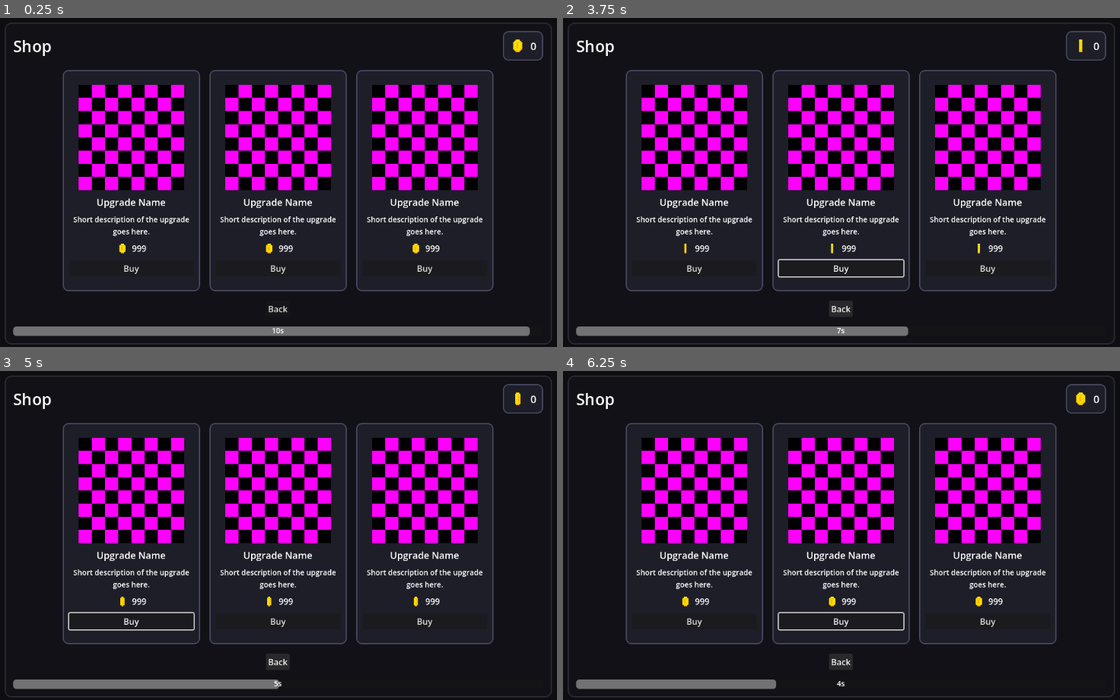
Above: before the commit, frames 1-4 (two rows, left to right).
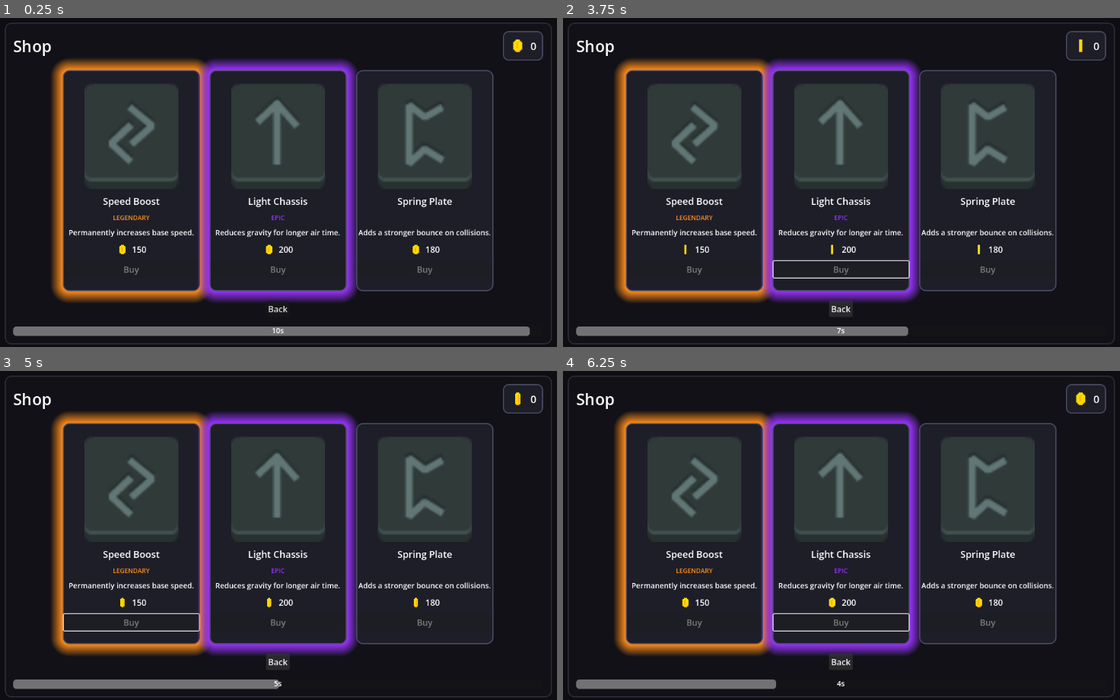
Above: after the commit, the same moments.

Repository: D-Mielewczyk/mask-a-ride
Game: Godot game, scene res://scenes/menu/shop.tscn
Same seed, same stepped clock (60 frames per second), same inputs: the game is played once before the commit and once after it. This scene is started directly instead of the project's main scene.
Inputs (mouse positions are in pixels of both pictures, inside the frame that each line leads up to):
- Up to frame 1 (0.25 s): no input
- Up to frame 2 (3.75 s): click (696, 268) at 0.5 s, where only the run before the commit has a clickable "Buy"; click (841, 268) at 1.25 s, where only the run before the commit has a clickable "Buy"; click (986, 268) at 2 s, where only the run before the commit has a clickable "Buy"; click "Back" at 2.75 s; hold Right (ui_right) from 3.53 s (still down)
- Up to frame 3 (5 s): release Right (ui_right) at 4.28 s; hold Left (ui_left) from 4.28 s (still down)
- Up to frame 4 (6.25 s): release Left (ui_left) at 5.03 s; hold Right (ui_right) from 5.03 s (still down)

The runs differ from the first frame. In frame 1, 28% of the frame differs, in the area x 9-89%, y 12-87%; in frame 2, 29%; in frame 3, 29%; in frame 4, 29%.

Commit message:
add glow to the shop

Diff:
--- /dev/null
+++ b/data/upgrades/bounce_plate.tres
@@ -0,0 +1,16 @@
+[gd_resource type="Resource" script_class="ShopUpgrade" load_steps=3 format=3]
+
+[ext_resource type="Script" path="res://scripts/data/shop_upgrade.gd" id="1"]
+[ext_resource type="Texture2D" path="res://assets/bounce_plate.png" id="2"]
+
+[resource]
+script = ExtResource("1")
+id = "bounce_plate"
+display_name = "Spring Plate"
+description = "Adds a stronger bounce on collisions."
+price = 180
+icon = ExtResource("2")
+rarity = "common"
+stat_name = "bounce_force"
+apply_mode = "add"
+stat_value = 80.0
--- /dev/null
+++ b/data/upgrades/low_gravity.tres
@@ -0,0 +1,16 @@
+[gd_resource type="Resource" script_class="ShopUpgrade" load_steps=3 format=3]
+
+[ext_resource type="Script" path="res://scripts/data/shop_upgrade.gd" id="1"]
+[ext_resource type="Texture2D" path="res://assets/light_chasis.png" id="2"]
+
+[resource]
+script = ExtResource("1")
+id = "low_gravity"
+display_name = "Light Chassis"
+description = "Reduces gravity for longer air time."
+price = 200
+icon = ExtResource("2")
+rarity = "epic"
+stat_name = "gravity"
+apply_mode = "mul"
+stat_value = 0.9
--- /dev/null
+++ b/data/upgrades/speed_boost.tres
@@ -0,0 +1,16 @@
+[gd_resource type="Resource" script_class="ShopUpgrade" load_steps=3 format=3]
+
+[ext_resource type="Script" path="res://scripts/data/shop_upgrade.gd" id="1"]
+[ext_resource type="Texture2D" path="res://assets/speed_rune.png" id="2"]
+
+[resource]
+script = ExtResource("1")
+id = "speed_boost"
+display_name = "Speed Boost"
+description = "Permanently increases base speed."
+price = 150
+icon = ExtResource("2")
+rarity = "legendary"
+stat_name = "move_speed"
+apply_mode = "add"
+stat_value = 40.0
--- a/scenes/menu/shop.tscn
+++ b/scenes/menu/shop.tscn
@@ -98,6 +98,18 @@
 [node name="Option1" type="PanelContainer" parent="Frame/Layout/OptionsRow"]
 custom_minimum_size = Vector2(260, 420)
 theme_override_styles/panel = SubResource("StyleBoxFlat_2")
+clip_contents = false
+
+[node name="Option1Glow" type="Panel" parent="Frame/Layout/OptionsRow/Option1"]
+anchor_right = 1.0
+anchor_bottom = 1.0
+offset_left = -18.0
+offset_top = -18.0
+offset_right = 18.0
+offset_bottom = 18.0
+show_behind_parent = true
+z_index = -10
+mouse_filter = 2
 
 [node name="Option1Content" type="VBoxContainer" parent="Frame/Layout/OptionsRow/Option1"]
 alignment = 1
@@ -113,6 +125,11 @@
 text = "Upgrade Name"
 horizontal_alignment = 1
 theme_override_font_sizes/font_size = 18
+
+[node name="Option1Rarity" type="Label" parent="Frame/Layout/OptionsRow/Option1/Option1Content"]
+text = "COMMON"
+horizontal_alignment = 1
+theme_override_font_sizes/font_size = 12
 
 [node name="Option1Description" type="Label" parent="Frame/Layout/OptionsRow/Option1/Option1Content"]
 text = "Short description of the upgrade goes here."
@@ -143,6 +160,18 @@
 [node name="Option2" type="PanelContainer" parent="Frame/Layout/OptionsRow"]
 custom_minimum_size = Vector2(260, 420)
 theme_override_styles/panel = SubResource("StyleBoxFlat_2")
+clip_contents = false
+
+[node name="Option2Glow" type="Panel" parent="Frame/Layout/OptionsRow/Option2"]
+anchor_right = 1.0
+anchor_bottom = 1.0
+offset_left = -18.0
+offset_top = -18.0
+offset_right = 18.0
+offset_bottom = 18.0
+show_behind_parent = true
+z_index = -10
+mouse_filter = 2
 
 [node name="Option2Content" type="VBoxContainer" parent="Frame/Layout/OptionsRow/Option2"]
 alignment = 1
@@ -158,6 +187,11 @@
 text = "Upgrade Name"
 horizontal_alignment = 1
 theme_override_font_sizes/font_size = 18
+
+[node name="Option2Rarity" type="Label" parent="Frame/Layout/OptionsRow/Option2/Option2Content"]
+text = "COMMON"
+horizontal_alignment = 1
+theme_override_font_sizes/font_size = 12
 
 [node name="Option2Description" type="Label" parent="Frame/Layout/OptionsRow/Option2/Option2Content"]
 text = "Short description of the upgrade goes here."
@@ -188,6 +222,18 @@
 [node name="Option3" type="PanelContainer" parent="Frame/Layout/OptionsRow"]
 custom_minimum_size = Vector2(260, 420)
 theme_override_styles/panel = SubResource("StyleBoxFlat_2")
+clip_contents = false
+
+[node name="Option3Glow" type="Panel" parent="Frame/Layout/OptionsRow/Option3"]
+anchor_right = 1.0
+anchor_bottom = 1.0
+offset_left = -18.0
+offset_top = -18.0
+offset_right = 18.0
+offset_bottom = 18.0
+show_behind_parent = true
+z_index = -10
+mouse_filter = 2
 
 [node name="Option3Content" type="VBoxContainer" parent="Frame/Layout/OptionsRow/Option3"]
 alignment = 1
@@ -203,6 +249,11 @@
 text = "Upgrade Name"
 horizontal_alignment = 1
 theme_override_font_sizes/font_size = 18
+
+[node name="Option3Rarity" type="Label" parent="Frame/Layout/OptionsRow/Option3/Option3Content"]
+text = "COMMON"
+horizontal_alignment = 1
+theme_override_font_sizes/font_size = 12
 
 [node name="Option3Description" type="Label" parent="Frame/Layout/OptionsRow/Option3/Option3Content"]
 text = "Short description of the upgrade goes here."
--- /dev/null
+++ b/scripts/data/shop_upgrade.gd
@@ -0,0 +1,29 @@
+# gdlint:ignore = class-definitions-order
+extends Resource
+class_name ShopUpgrade
+
+@export var id := ""
+@export var display_name := "Upgrade"
+@export var description := "Description"
+@export var price := 100
+@export var icon: Texture2D
+@export_enum("common", "rare", "epic", "legendary") var rarity := "common"
+@export var stat_name := ""
+@export_enum("add", "mul") var apply_mode := "add"
+@export var stat_value := 0.0
+
+var bought := false
+
+
+func can_apply_to(player: Node) -> bool:
+	return stat_name != "" and player != null and player.has_property(stat_name)
+
+
+func apply_to(player: Node) -> void:
+	if not can_apply_to(player):
+		return
+	var current = player.get(stat_name)
+	if apply_mode == "mul":
+		player.set(stat_name, current * stat_value)
+	else:
+		player.set(stat_name, current + stat_value)
--- /dev/null
+++ b/scripts/data/shop_upgrade_pool.gd
@@ -0,0 +1,58 @@
+# gdlint:ignore = class-definitions-order
+extends Node
+class_name ShopUpgradePool
+
+@export var upgrades_dir := "res://data/upgrades"
+
+var _upgrades: Array[ShopUpgrade] = []
+
+
+func _ready() -> void:
+	load_upgrades()
+
+
+func load_upgrades() -> void:
+	_upgrades.clear()
+	var dir = DirAccess.open(upgrades_dir)
+	if dir == null:
+		return
+	dir.list_dir_begin()
+	var file_name = dir.get_next()
+	while file_name != "":
+		if file_name.ends_with(".tres"):
+			var upgrade = load("%s/%s" % [upgrades_dir, file_name]) as ShopUpgrade
+			if upgrade != null:
+				_upgrades.append(upgrade)
+		file_name = dir.get_next()
+	dir.list_dir_end()
+
+
+func get_all() -> Array[ShopUpgrade]:
+	return _upgrades.duplicate()
+
+
+func get_options(count: int, include_owned: bool) -> Array[ShopUpgrade]:
+	var unowned: Array[ShopUpgrade] = []
+	var owned: Array[ShopUpgrade] = []
+	for upgrade in _upgrades:
+		if upgrade.bought:
+			owned.append(upgrade)
+		else:
+			unowned.append(upgrade)
+
+	unowned.shuffle()
+	owned.shuffle()
+
+	var options: Array[ShopUpgrade] = []
+	for upgrade in unowned:
+		if options.size() >= count:
+			break
+		options.append(upgrade)
+
+	if include_owned and options.size() < count:
+		for upgrade in owned:
+			if options.size() >= count:
+				break
+			options.append(upgrade)
+
+	return options
--- a/scripts/global.gd
+++ b/scripts/global.gd
@@ -6,11 +6,47 @@
 # Global.(fuction or field defined in this file)s
 
 var money: int = 0
+var bought_upgrades: Dictionary = {}
 
 
 func _init() -> void:
 	if global == null:
 		global = self
+		load_upgrades()
 	else:
 		printerr("Trying to create another instance of MySingleton. Deleting it.")
 		queue_free()
+
+
+func set_upgrade_bought(upgrade_id: String, bought: bool) -> void:
+	bought_upgrades[upgrade_id] = bought
+	_save_upgrades()
+
+
+func is_upgrade_bought(upgrade_id: String) -> bool:
+	return bought_upgrades.get(upgrade_id, false)
+
+
+func apply_upgrades_to(player: Node) -> void:
+	var pool = ShopUpgradePool.new()
+	pool.load_upgrades()
+	for upgrade in pool.get_all():
+		upgrade.bought = is_upgrade_bought(upgrade.id)
+		if upgrade.bought:
+			upgrade.apply_to(player)
+
+
+func load_upgrades() -> void:
+	var file = FileAccess.open("user://shop_upgrades.json", FileAccess.READ)
+	if file == null:
+		return
+	var data = JSON.parse_string(file.get_as_text())
+	if typeof(data) == TYPE_DICTIONARY:
+		bought_upgrades = data
+
+
+func _save_upgrades() -> void:
+	var file = FileAccess.open("user://shop_upgrades.json", FileAccess.WRITE)
+	if file == null:
+		return
+	file.store_string(JSON.stringify(bought_upgrades))
--- a/scripts/menu/shop.gd
+++ b/scripts/menu/shop.gd
@@ -1,17 +1,31 @@
+# gdlint:ignore = class-definitions-order
 extends Control
 
 @export var decision_time := 10.0
+
 var _time_left := 0.0
+var _options: Array[ShopUpgrade] = []
+var _pool := ShopUpgradePool.new()
+
 @onready var money_label: Label = $Frame/Layout/Header/MoneyPanel/MoneyRow/MoneyLabel
 @onready var decision_bar: ProgressBar = $Frame/Layout/DecisionProgress
 @onready var decision_label: Label = $Frame/Layout/DecisionProgress/DecisionTimeLabel
+@onready var option_roots: Array[Node] = [
+	$Frame/Layout/OptionsRow/Option1,
+	$Frame/Layout/OptionsRow/Option2,
+	$Frame/Layout/OptionsRow/Option3
+]
 
 
 func _ready() -> void:
 	_time_left = decision_time
+	_pool.load_upgrades()
+	_sync_bought_flags()
+	_pick_options()
 	_update_money()
 	_update_timer()
 	_update_progress()
+	_connect_buttons()
 
 
 func _process(delta: float) -> void:
@@ -24,11 +38,91 @@
 		_lock_shop()
 
 
+func _connect_buttons() -> void:
+	for index in range(option_roots.size()):
+		var button = option_roots[index].get_node("Option%dContent/Option%dBuy" % [index + 1, index + 1]) as Button
+		if button != null and not button.pressed.is_connected(_on_buy_pressed.bind(index)):
+			button.pressed.connect(_on_buy_pressed.bind(index))
+
+
+func _pick_options() -> void:
+	_options = _pool.get_options(option_roots.size(), true)
+	for index in range(option_roots.size()):
+		if index < _options.size():
+			_render_option(index, _options[index])
+		else:
+			option_roots[index].visible = false
+
+
+func _render_option(index: int, upgrade: ShopUpgrade) -> void:
+	var root = option_roots[index]
+	root.visible = true
+
+	var icon = root.get_node("Option%dContent/Option%dImage" % [index + 1, index + 1]) as TextureRect
+	var name_label = root.get_node("Option%dContent/Option%dName" % [index + 1, index + 1]) as Label
+	var desc_label = root.get_node("Option%dContent/Option%dDescription" % [index + 1, index + 1]) as Label
+	var price_label = root.get_node("Option%dContent/Option%dPrice/Option%dPriceLabel" % [index + 1, index + 1, index + 1]) as Label
+	var buy_button = root.get_node("Option%dContent/Option%dBuy" % [index + 1, index + 1]) as Button
+	var rarity_label = root.get_node("Option%dContent/Option%dRarity" % [index + 1, index + 1]) as Label
+
+	if icon != null and upgrade.icon != null:
+		icon.texture = upgrade.icon
+	if name_label != null:
+		name_label.text = upgrade.display_name
+	if desc_label != null:
+		desc_label.text = upgrade.description
+	if price_label != null:
+		price_label.text = str(upgrade.price)
+	_apply_card_style(root, upgrade.rarity)
+	if rarity_label != null:
+		rarity_label.text = _rarity_label_text(upgrade.rarity)
+		rarity_label.modulate = _rarity_label_color(upgrade.rarity)
+
+	_update_button_state(upgrade, buy_button)
+
+
+func _update_button_state(upgrade: ShopUpgrade, button: Button) -> void:
+	if button == null:
+		return
+	if upgrade.bought:
+		button.text = "Owned"
+		button.disabled = true
+		return
+
+	var can_afford = _get_money() >= upgrade.price
+	button.text = "Buy"
+	button.disabled = not can_afford or _time_left <= 0.0
+
+
+func _on_buy_pressed(index: int) -> void:
+	if index >= _options.size():
+		return
+	var upgrade = _options[index]
+	if upgrade.bought:
+		return
+	var global = GlobalSingleton.global
+	if global == null:
+		return
+	if global.money < upgrade.price:
+		return
+	global.money -= upgrade.price
+	upgrade.bought = true
+	global.set_upgrade_bought(upgrade.id, true)
+	_update_money()
+	_render_option(index, upgrade)
+
+
 func _update_money() -> void:
-	var amount := 0
+	money_label.text = str(_get_money())
+	for index in range(_options.size()):
+		var button = option_roots[index].get_node("Option%dContent/Option%dBuy" % [index + 1, index + 1]) as Button
+		_update_button_state(_options[index], button)
+
+
+func _get_money() -> int:
 	if GlobalSingleton.global != null:
-		amount = GlobalSingleton.global.money
-	money_label.text = str(amount)
+		return GlobalSingleton.global.money
+	return 0
 
 
 func _update_timer() -> void:
@@ -45,3 +139,59 @@
 func _update_progress() -> void:
 	decision_bar.max_value = decision_time
 	decision_bar.value = _time_left
+
+
+func _sync_bought_flags() -> void:
+	var global = GlobalSingleton.global
+	if global == null:
+		return
+	global.load_upgrades()
+	for upgrade in _pool.get_all():
+		upgrade.bought = global.is_upgrade_bought(upgrade.id)
+
+
+func _rarity_color(rarity: String) -> Color:
+	match rarity:
+		"rare":
+			return Color(0.2, 0.6, 1.0, 1.0)
+		"epic":
+			return Color(0.6, 0.2, 1.0, 1.0)
+		"legendary":
+			return Color(1.0, 0.55, 0.1, 1.0)
+		_:
+			return Color(0, 0, 0, 0)
+
+
+func _apply_card_style(card: PanelContainer, rarity: String) -> void:
+	var base = _rarity_color(rarity)
+	var style := StyleBoxFlat.new()
+	style.bg_color = Color(0.12, 0.12, 0.16, 1)
+	style.border_width_left = 2
+	style.border_width_top = 2
+	style.border_width_right = 2
+	style.border_width_bottom = 2
+	style.border_color = Color(0.3, 0.3, 0.4, 1)
+	style.shadow_size = 24 if base.a > 0.0 else 0
+	style.shadow_offset = Vector2(0, 0)
+	style.shadow_color = Color(base.r, base.g, base.b, 1.0)
+	style.corner_radius_top_left = 12
+	style.corner_radius_top_right = 12
+	style.corner_radius_bottom_left = 12
+	style.corner_radius_bottom_right = 12
+	card.add_theme_stylebox_override("panel", style)
+
+
+func _rarity_label_text(rarity: String) -> String:
+	match rarity:
+		"rare":
+			return "RARE"
+		"epic":
+			return "EPIC"
+		"legendary":
+			return "LEGENDARY"
+		_:
+			return "COMMON"
+
+
+func _rarity_label_color(rarity: String) -> Color:
+	return _rarity_color(rarity)
Binary file added: assets/bounce_plate.png
Not shown, added: assets/bounce_plate.png.import
Binary file added: assets/light_chasis.png
Not shown, added: assets/light_chasis.png.import
Binary file added: assets/speed_rune.png
Not shown, added: assets/speed_rune.png.import
Not shown, added: scripts/data/shop_upgrade.gd.uid
Not shown, added: scripts/data/shop_upgrade_pool.gd.uid
Not shown, changed: README.md
